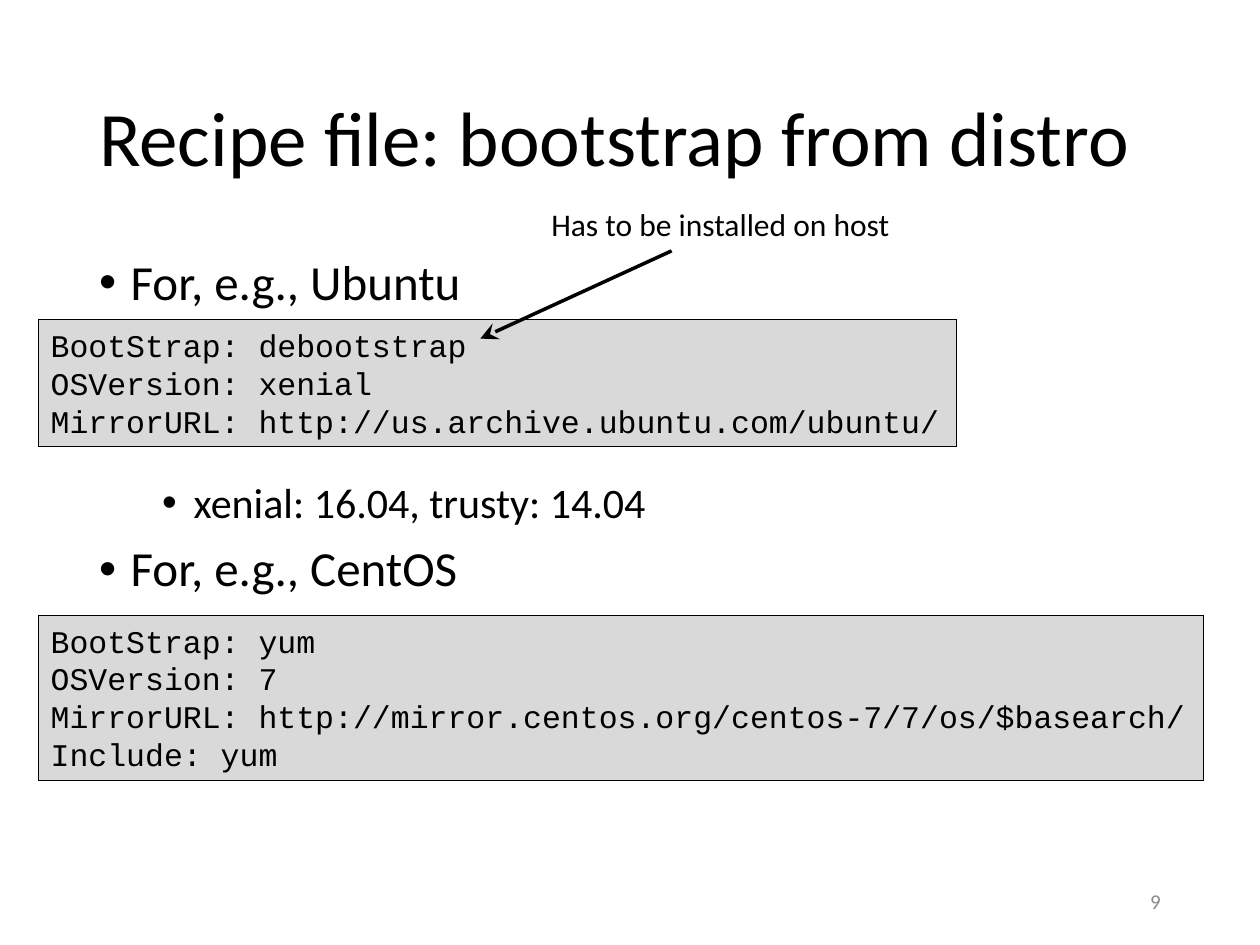
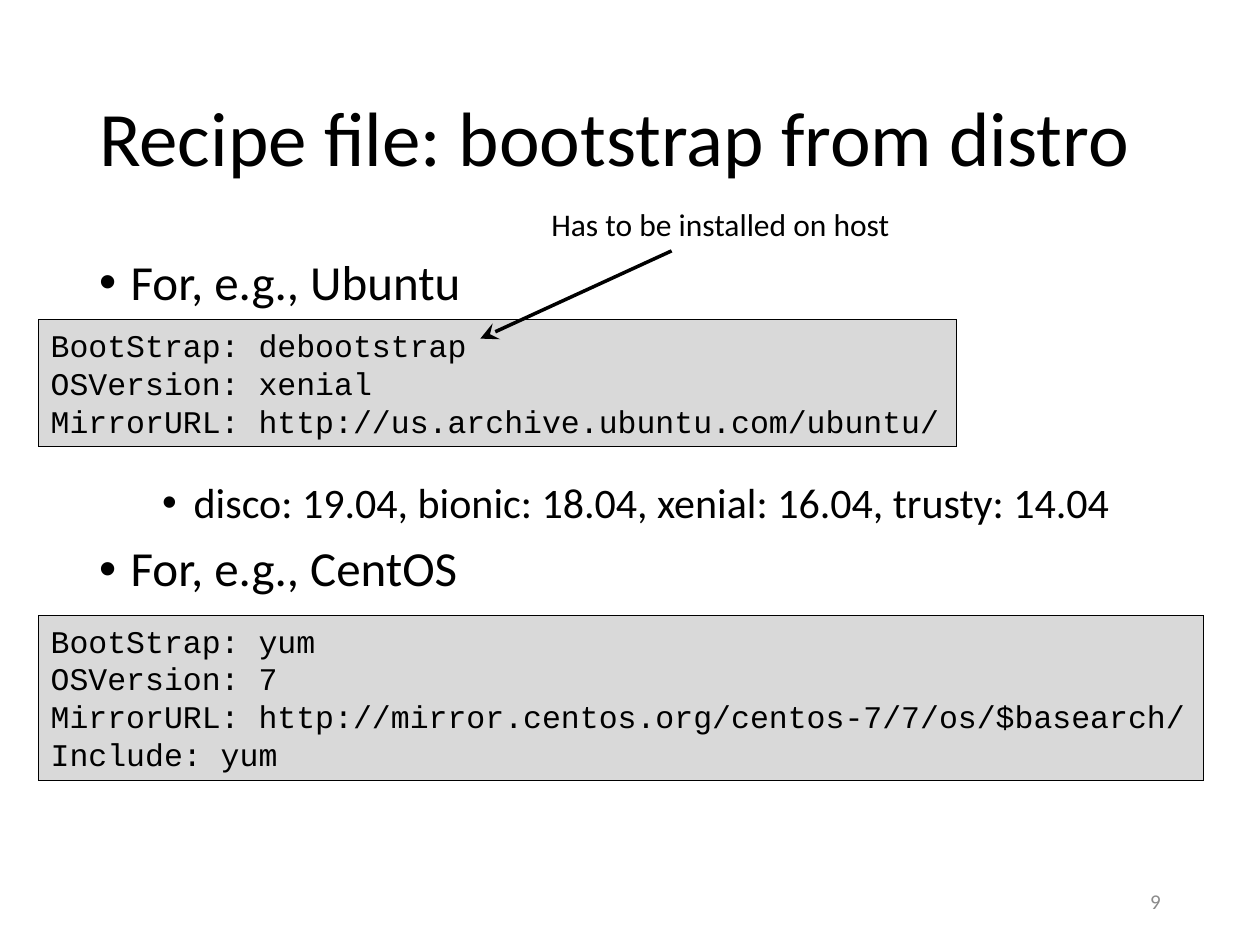
Before and after one commit to gjbex/training-material, a slide deck: slide 9 of Virtualization/singularity.pptx. Drawn at 1260x945 pixels with LibreOffice and Linux fonts; fonts in the diff are those of the drawing. Boxes give left, top, right and bottom in pixels: in the first picture for what was removed or moved away, otherwise in the second. Text is boxed around its words. In the diff, an @@ line names an element or a change of style, - is before the commit and + after.

```diff
--- a/Virtualization/singularity.pptx
+++ b/Virtualization/singularity.pptx
@@ text at (x1=194, y1=488, x2=1109, y2=525): text changed @@
-  • xenial: 16.04, trusty: 14.04
+  • disco: 19.04, bionic: 18.04, xenial: 16.04, trusty: 14.04
```
Also in this commit, not shown: 10 other slides changed.
